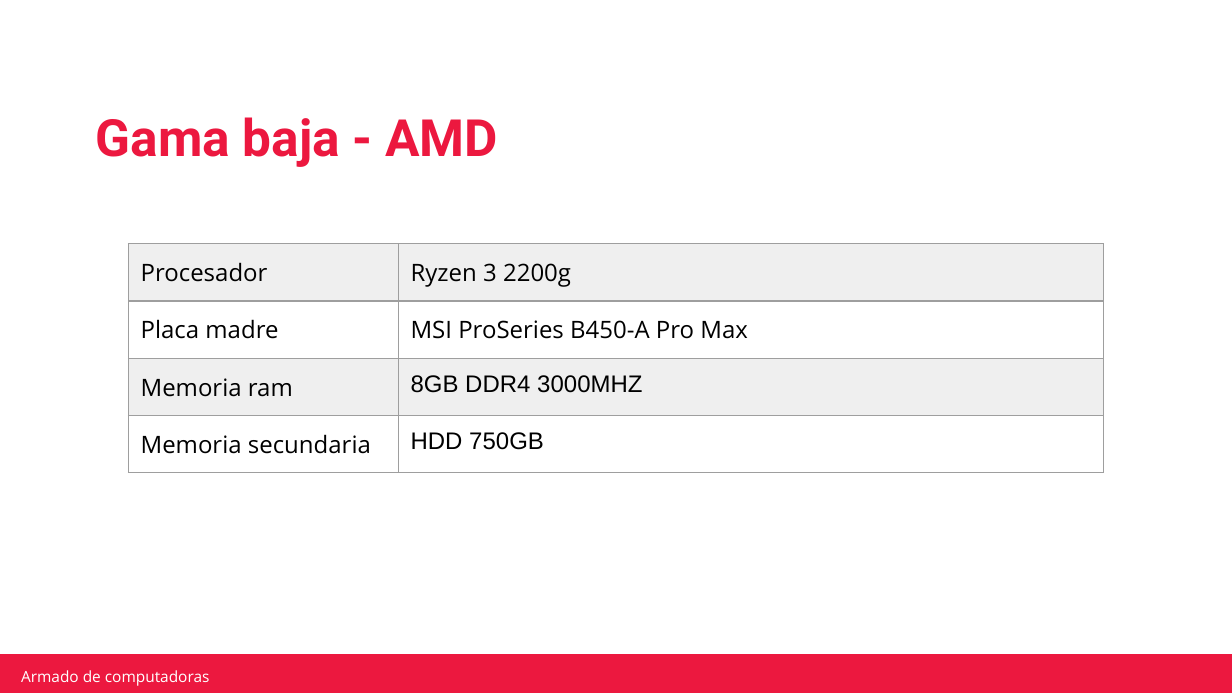
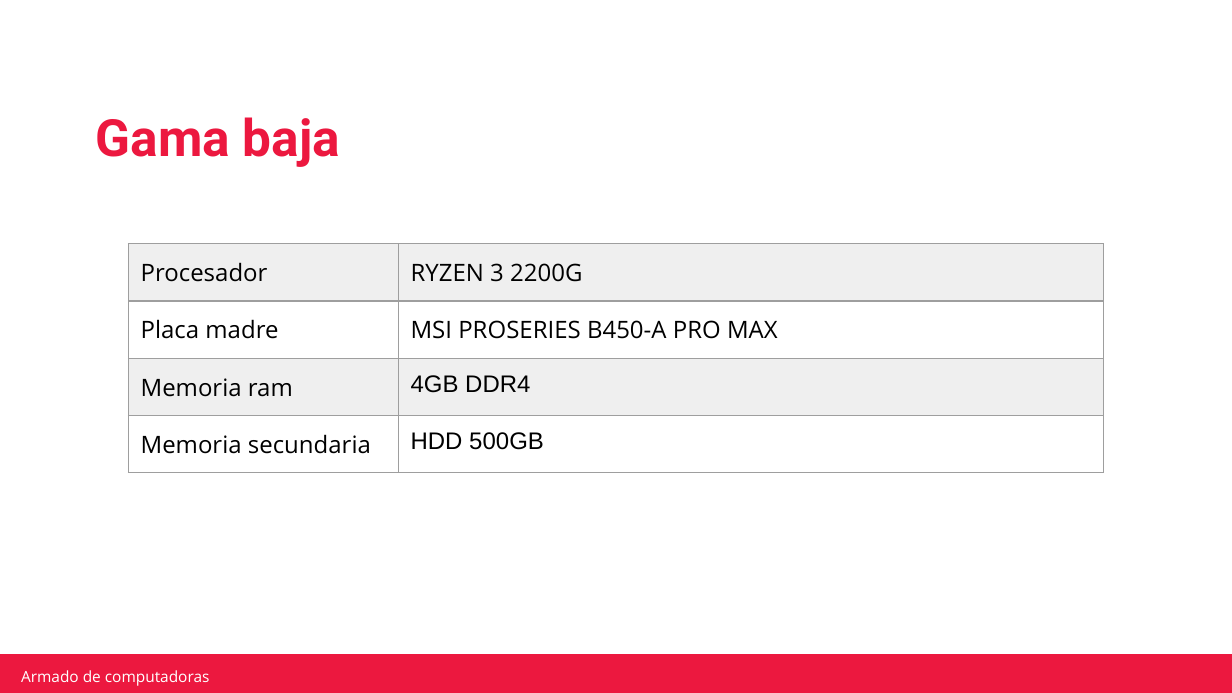
Before and after one commit to robertotorfe/Mochila-Camada-7-0822, a slide deck: slide 2 of Actividades Obligatorias/ACTIVIDAD-OBLIGATORIA1.pptx. Drawn at 1232x693 pixels with LibreOffice and Linux fonts; fonts in the diff are those of the drawing; background and template pictures are left out. Boxes give left, top, right and bottom in pixels: in the first picture for what was removed or moved away, otherwise in the second. Text is boxed around its words. In the diff, an @@ line names an element or a change of style, - is before the commit and + after.

```diff
--- a/Actividades Obligatorias/ACTIVIDAD-OBLIGATORIA1.pptx
+++ b/Actividades Obligatorias/ACTIVIDAD-OBLIGATORIA1.pptx
@@ text at (x1=96, y1=117, x2=340, y2=167): text changed @@
-Gama baja - AMD
+Gama baja
@@ table at (x1=128, y1=244, x2=1104, y2=458) @@
-row 1, column 2: Ryzen 3 2200g
+row 1, column 2: RYZEN 3 2200G
-row 2, column 2: MSI ProSeries B450-A Pro Max
+row 2, column 2: MSI PROSERIES B450-A PRO MAX
-row 3, column 2: 8GB DDR4 3000MHZ
+row 3, column 2: 4GB DDR4
-row 4, column 2: HDD 750GB
+row 4, column 2: HDD 500GB
```
Also in this commit, not shown: 8 other slides changed.
